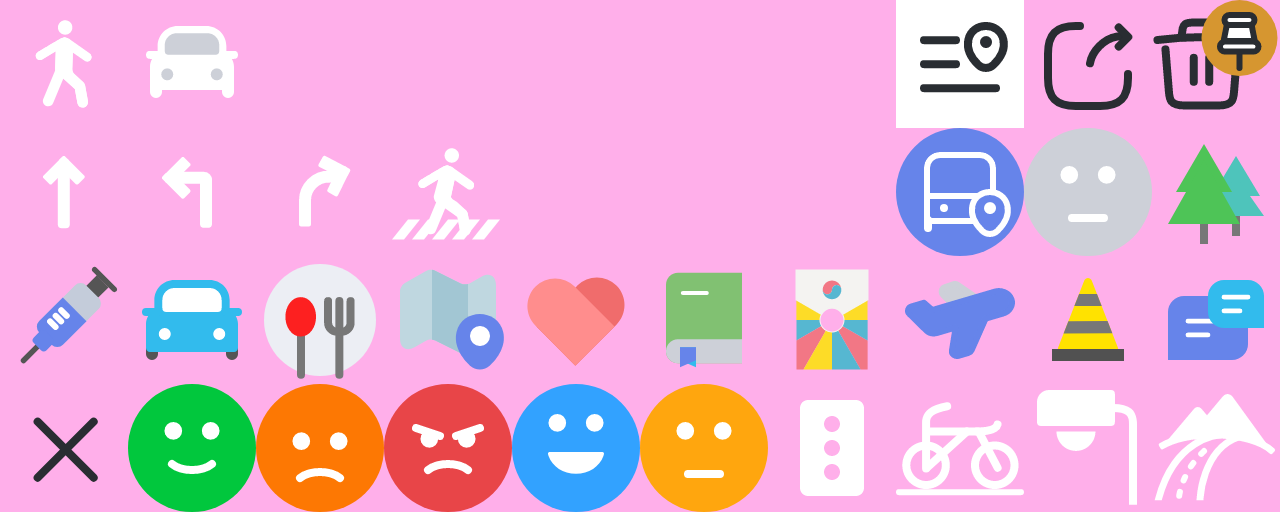
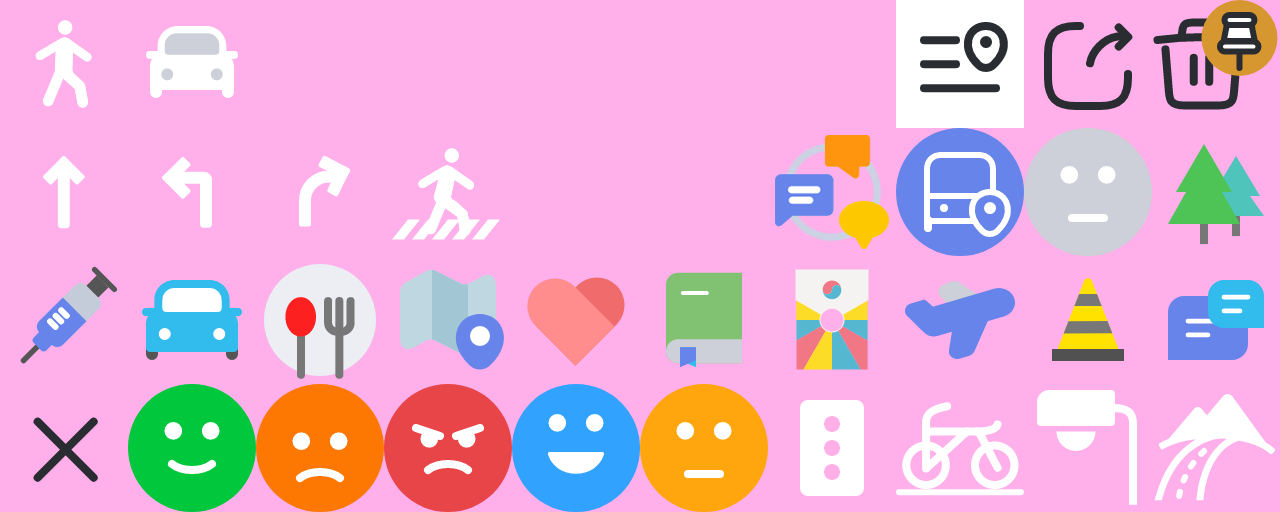
Layer changes from the first (1280, 512) image to the second:
added layer "레이어 5" in group "Group 1" over [775, 135, 889, 249]
